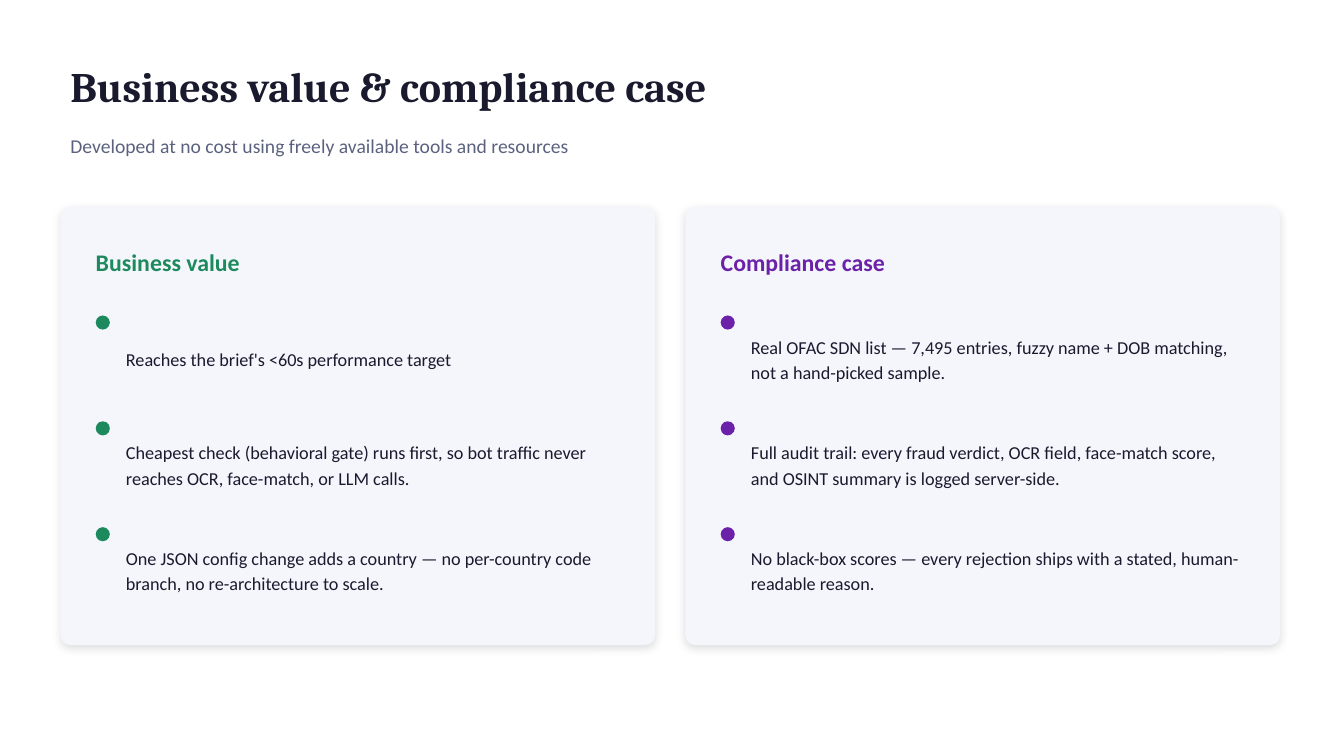
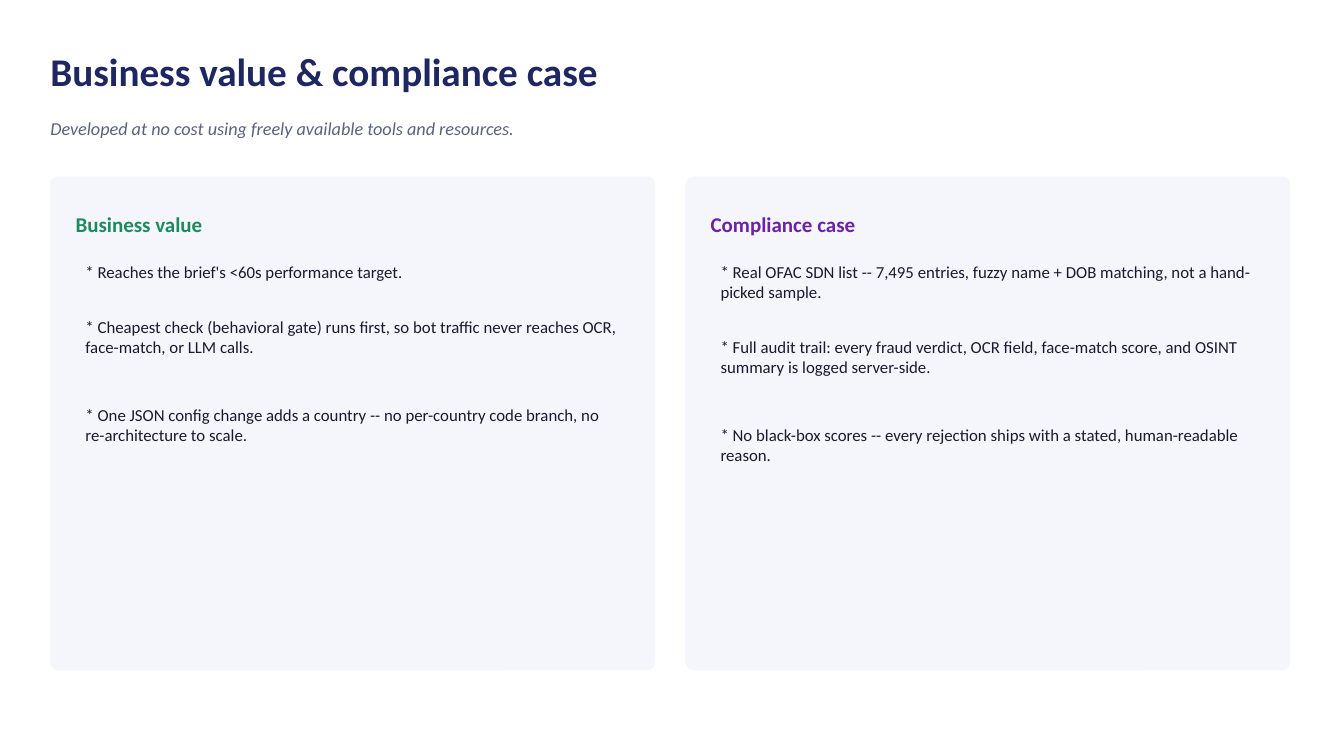
Before and after one commit to raymondww/kyc-onboarding-engine, a slide deck: slide 5 of kyc_pitch_deck.pptx. Drawn at 1344x756 pixels with LibreOffice and Linux fonts; fonts in the diff are those of the drawing. Boxes give left, top, right and bottom in pixels: in the first picture for what was removed or moved away, otherwise in the second. Text is boxed around its words. In the diff, an @@ line names an element or a change of style, - is before the commit and + after.

```diff
--- a/kyc_pitch_deck.pptx
+++ b/kyc_pitch_deck.pptx
@@ text "Business value & compliance case": place and size @@
-text "Business value & compliance case" at <box>70,73,706,111</box>
+text "Business value & compliance case" at <box>50,58,598,92</box>
@@ text "Business value & compliance case" at <box>50,58,598,92</box>: size 30 to 28 pt, font Cambria to Calibri, text colour #1A1A2E to #1E2761 @@
@@ text at <box>50,122,514,138</box>: text changed; size 14 to 13 pt; italic on @@
-Developed at no cost using freely available tools and resources
+Developed at no cost using freely available tools and resources.
@@ rounded rectangle: place and size @@
-rounded rectangle at <box>60,207,655,645</box>
+rounded rectangle at <box>50,176,655,670</box>
@@ rounded rectangle at <box>50,176,655,670</box>: shadow off; proportions changed @@
@@ rounded rectangle at <box>686,176,1291,670</box>: shadow off; proportions changed @@
@@ rounded rectangle: place and size @@
-rounded rectangle at <box>686,207,1280,645</box>
+rounded rectangle at <box>686,176,1291,670</box>
@@ text "Business value": place and size @@
-text "Business value" at <box>96,254,239,271</box>
+text "Business value" at <box>76,217,202,232</box>
@@ text "Business value" at <box>76,217,202,232</box>: size 17 to 15 pt @@
@@ text "Compliance case" at <box>711,217,855,236</box>: size 17 to 15 pt @@
@@ text "Compliance case": place and size @@
-text "Compliance case" at <box>721,254,885,275</box>
+text "Compliance case" at <box>711,217,855,236</box>
@@ text "* Reaches the brief's <60s ..." at <box>85,266,616,441</box>: vertical alignment middle to top @@
@@ text at <box>85,266,616,441</box>: text changed; size 13 to 12 pt @@
-Cheapest check (behavioral gate) runs first, so bot traffic never reaches OCR, face-match, or LLM calls.
+* Reaches the brief's <60s performance target.
+* Cheapest check (behavioral gate) runs first, so bot traffic never reaches OCR, face-match, or LLM calls.
+* One JSON config change adds a country -- no per-country code branch, no re-architecture to scale.
@@ text "* Real OFAC SDN list ..." at <box>721,266,1250,461</box>: vertical alignment middle to top @@
@@ text at <box>721,266,1250,461</box>: text changed; size 13 to 12 pt @@
-Full audit trail: every fraud verdict, OCR field, face-match score, and OSINT summary is logged server-side.
+* Real OFAC SDN list -- 7,495 entries, fuzzy name + DOB matching, not a hand-picked sample.
+* Full audit trail: every fraud verdict, OCR field, face-match score, and OSINT summary is logged server-side.
+* No black-box scores -- every rejection ships with a stated, human-readable reason.
@@ ellipse removed at <box>96,316,110,330</box> @@
@@ ellipse removed at <box>721,316,735,330</box> @@
@@ text removed at <box>126,353,451,369</box> @@
-Reaches the brief's <60s performance target
@@ text removed at <box>751,341,1227,382</box> @@
-Real OFAC SDN list — 7,495 entries, fuzzy name + DOB matching, not a hand-picked sample.
@@ ellipse removed at <box>96,421,110,436</box> @@
@@ ellipse removed at <box>721,421,735,436</box> @@
@@ ellipse removed at <box>96,527,110,541</box> @@
@@ ellipse removed at <box>721,527,735,541</box> @@
@@ text removed at <box>126,552,591,592</box> @@
-One JSON config change adds a country — no per-country code branch, no re-architecture to scale.
@@ text removed at <box>751,552,1238,590</box> @@
-No black-box scores — every rejection ships with a stated, human-readable reason.
```
Also in this commit, not shown: 4 other slides changed, 3 slides added, 4 slides removed.
